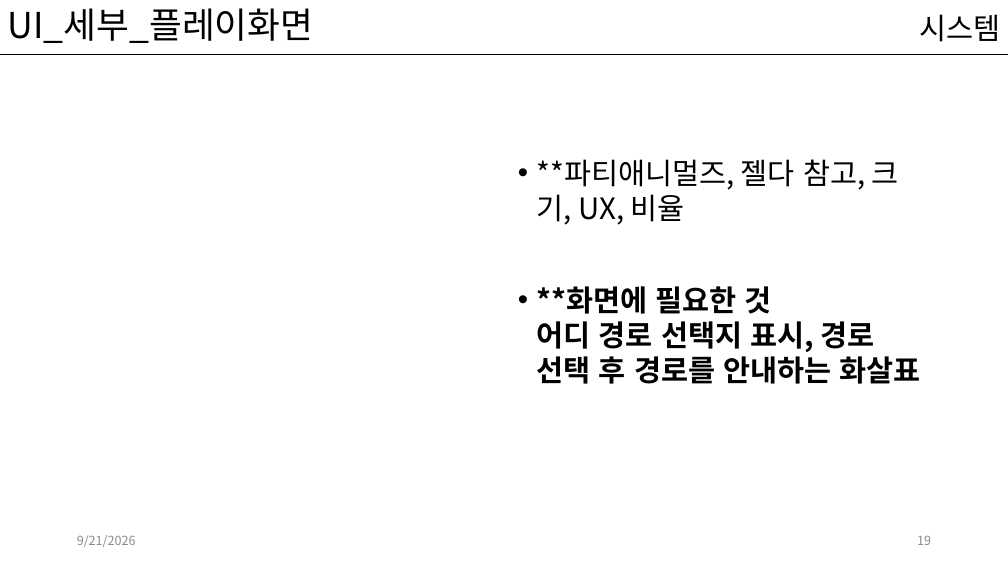
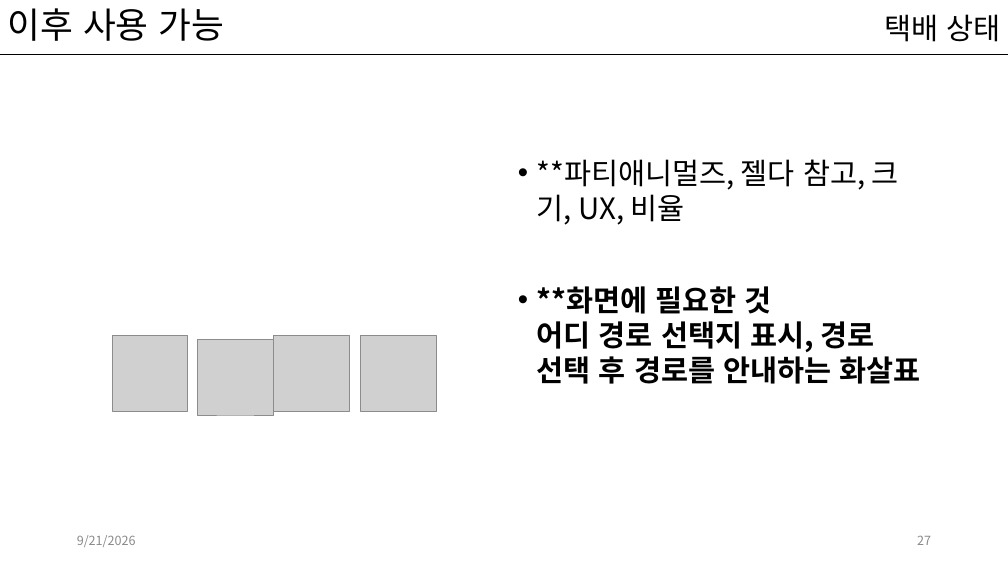
Before and after one commit to kwakyerin/2026_Graduation_Project, a slide deck: slide 27 of documents/HyunahKwon/design/designing/배트와 달트_기획서.pptx (slide 19 before the commit). Drawn at 1008x567 pixels with LibreOffice and Linux fonts; fonts in the diff are those of the drawing; grey boxes stand for pictures. Boxes give left, top, right and bottom in pixels: in the first picture for what was removed or moved away, otherwise in the second. Text is boxed around its words. In the diff, an @@ line names an element or a change of style, - is before the commit and + after.

```diff
--- a/documents/HyunahKwon/design/designing/배트와 달트_기획서.pptx
+++ b/documents/HyunahKwon/design/designing/배트와 달트_기획서.pptx
@@ title at <box>8,8,225,41</box>: text changed @@
-UI_세부_플레이화면
+이후 사용 가능
@@ text at <box>884,14,1000,42</box>: text changed @@
-시스템
+택배 상태
@@ picture added at <box>112,336,188,411</box> @@
@@ picture added at <box>197,340,273,415</box> @@
@@ picture added at <box>274,336,349,411</box> @@
@@ picture added at <box>361,336,436,411</box> @@
@@ page number at <box>917,536,931,545</box>: text changed @@
-19
+27
```
Also in this commit, not shown: 1 other slide changed, 3 slides added, 1 slide removed, 1 other file.
